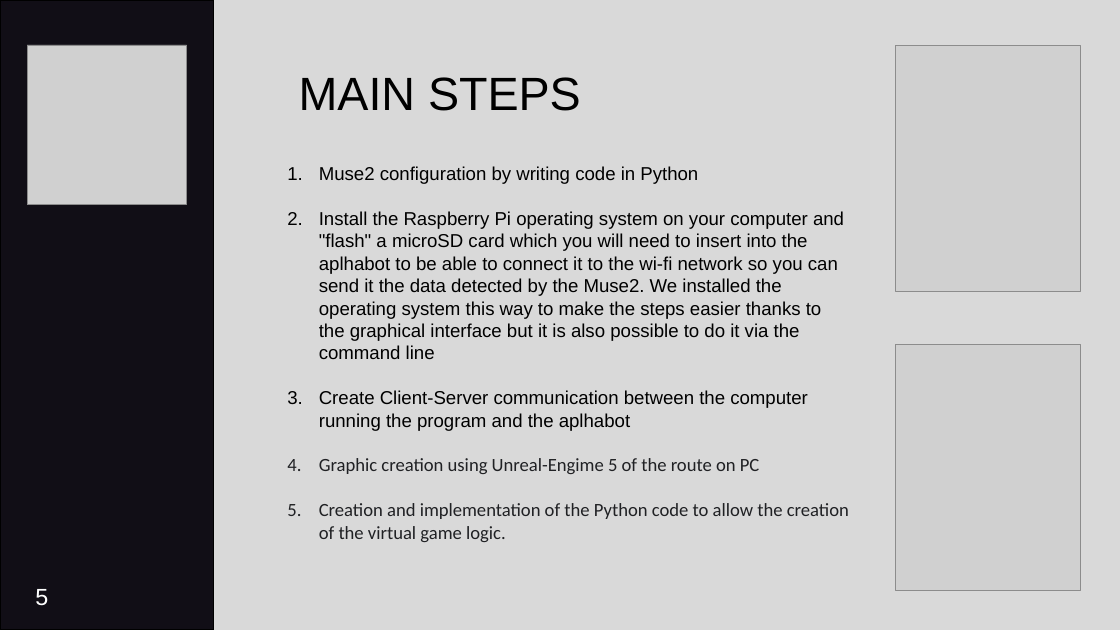
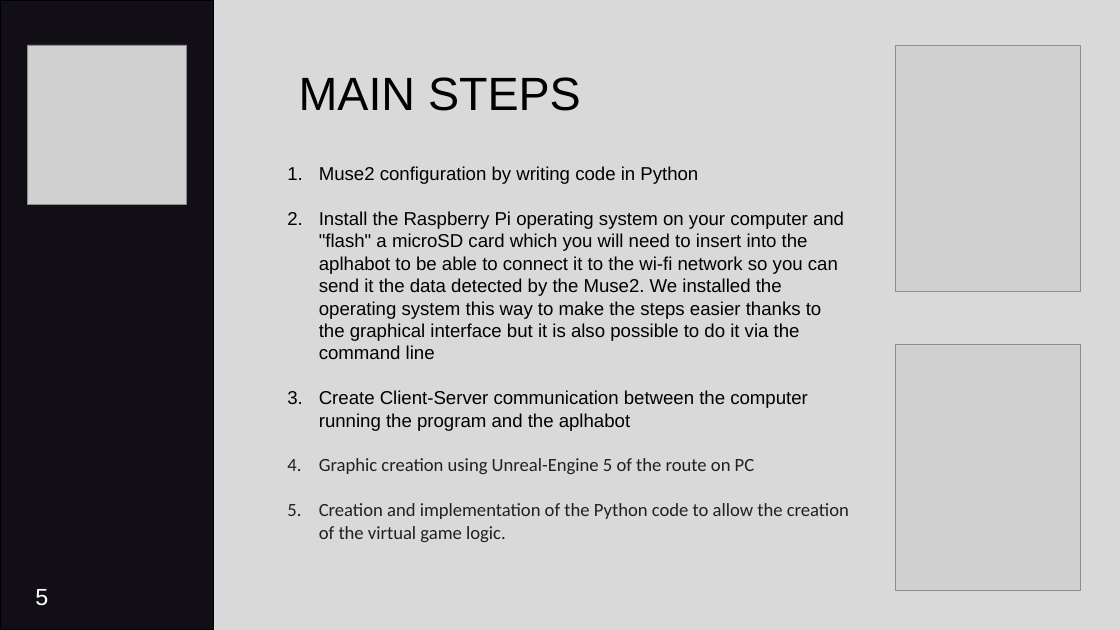
Before and after one commit to PixelsForge/PCTO_Game_Ability, a slide deck: slide 5 of PCTO_GameAbility2024.pptx. Drawn at 1120x630 pixels with LibreOffice and Linux fonts; fonts in the diff are those of the drawing; grey boxes stand for pictures. Boxes give left, top, right and bottom in pixels: in the first picture for what was removed or moved away, otherwise in the second. Text is boxed around its words. In the diff, an @@ line names an element or a change of style, - is before the commit and + after.

```diff
--- a/PCTO_GameAbility2024.pptx
+++ b/PCTO_GameAbility2024.pptx
@@ text at (319,458,755,474): text changed @@
-4. Graphic creation using Unreal-Engime 5 of the route on PC
+4. Graphic creation using Unreal-Engine 5 of the route on PC
```
Also in this commit, not shown: 1 other file.
